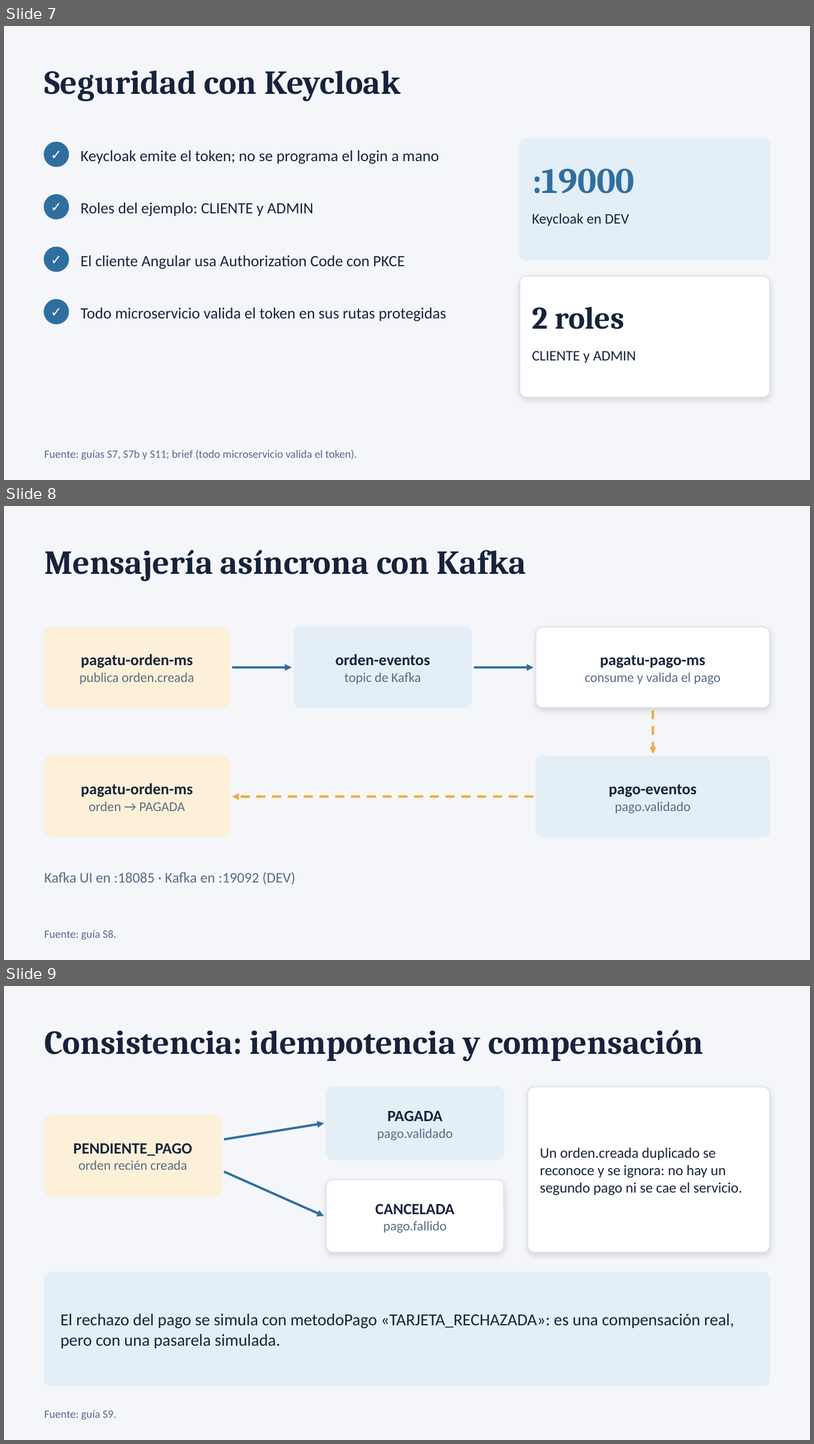
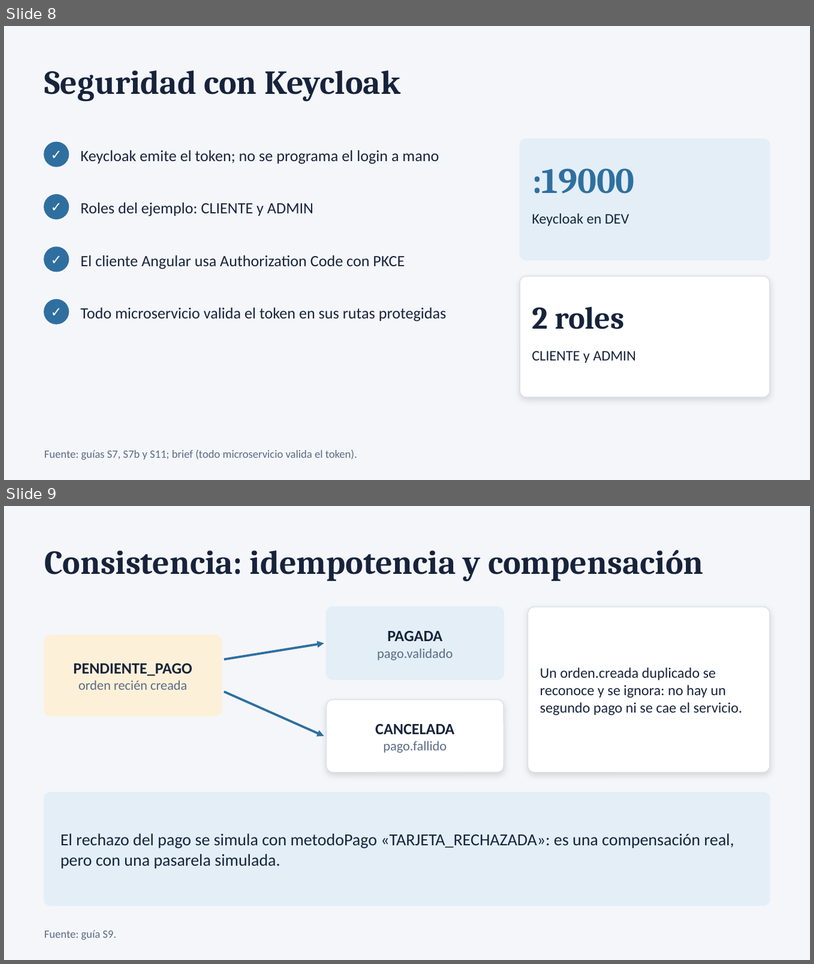
Before and after one commit to 262dist/pagatu, a slide deck: docs/presentaciones/pagatu_U2_sistema_distribuido.pptx. Shown one above the other, each under a label of ours: slides 7, 8 and 9 before the commit, slides 8 and 9 after it. The pictures are 814x1444 and 814x964 pixels, drawn with LibreOffice and Linux fonts; fonts in the diff are those of the drawing. Boxes give left, top, right and bottom in pixels: in the first picture for what was removed or moved away, otherwise in the second. Text is boxed around its words. In the diff, an @@ line names an element or a change of style, - is before the commit and + after.

```diff
--- a/docs/presentaciones/pagatu_U2_sistema_distribuido.pptx
+++ b/docs/presentaciones/pagatu_U2_sistema_distribuido.pptx
@@ slide 8 removed at box(4, 506, 810, 960), background #F4F6FA @@
@@ text removed at box(44, 550, 527, 581) @@
-Mensajería asíncrona con Kafka
@@ rounded rectangle removed at box(44, 627, 230, 708) @@
@@ rounded rectangle removed at box(294, 627, 472, 708) @@
@@ rounded rectangle removed at box(536, 627, 770, 708) @@
@@ text removed at box(80, 654, 194, 684) @@
-pagatu-orden-ms
-publica orden.creada
@@ arrow removed from (232, 667) to (292, 667) @@
@@ text removed at box(336, 654, 431, 684) @@
-orden-eventos
-topic de Kafka
@@ arrow removed from (474, 667) to (534, 667) @@
@@ text removed at box(585, 655, 721, 684) @@
-pagatu-pago-ms
-consume y valida el pago
@@ arrow removed from (653, 710) to (653, 754) @@
@@ rounded rectangle removed at box(44, 756, 230, 837) @@
@@ rounded rectangle removed at box(536, 756, 770, 837) @@
@@ text removed at box(81, 783, 193, 811) @@
-pagatu-orden-ms
-orden → PAGADA
@@ text removed at box(609, 784, 697, 813) @@
-pago-eventos
-pago.validado
@@ arrow removed from (534, 796) to (232, 796) @@
@@ text removed at box(44, 871, 296, 884) @@
-Kafka UI en :18085 · Kafka en :19092 (DEV)
@@ text removed at box(44, 930, 117, 939) @@
-Fuente: guía S8.
@@ what was slide 7 is now slide 8 @@
```
Also in this commit, not shown: 2 slides added, 1 other slide removed, 5 other files.
